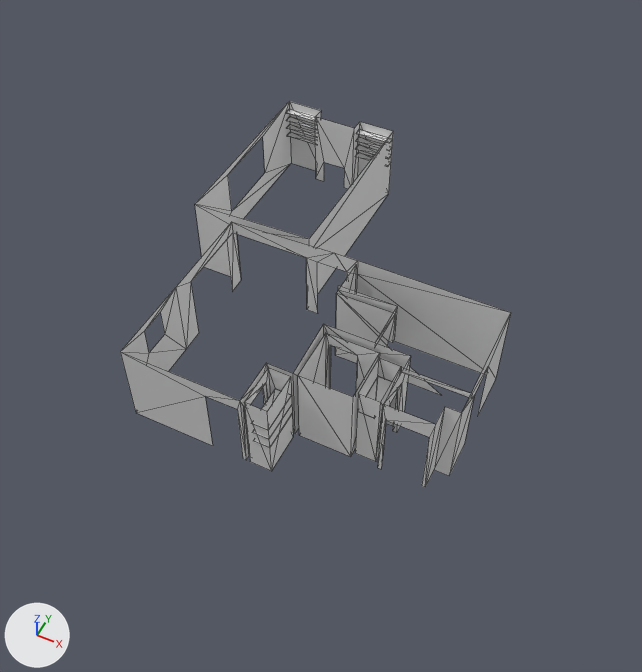
An edit to the OBJ model assets/models/walls.obj, drawn before and after from the same camera.
Before and after are seen from a camera (50 mm lens) standing at (0.0684, -0.1487, 0.1937) and looking at (-0.0009, -0.0103, 0.0207). The axes (+X, +Y, +Z) are drawn at lower left. The lights are the same throughout. Mesh edges are drawn as thin lines. Where no turn or scale is listed for an object, it has been applied to the vertices.

Names of what the first picture shows: 'SM_Walls_01', 'SM_Walls_02', 'SM_Walls_04', 'SM_Walls_05'.
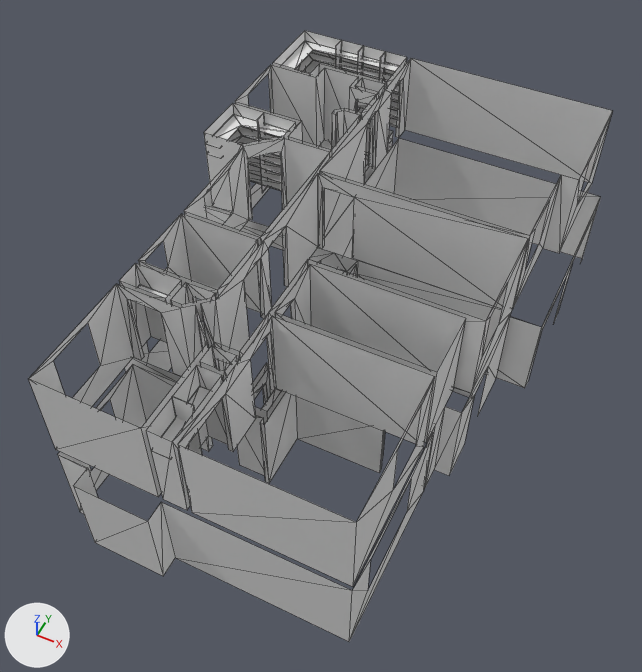
The newer file is also rescaled (x100.0) as a whole; pictures and numbers use the older file's frame.

Changed parts and their boxes (x1, y1, x2, y2) in the pictures (642 x 672 px):
'SM_Walls_09', added: after (146, 316, 435, 587)
'SM_Walls_03', added: after (58, 364, 433, 642)
'SM_Walls_13', added: after (320, 58, 613, 309)
'SM_Walls_10', added: after (28, 263, 212, 497)
'SM_Walls_06', added: after (308, 173, 528, 393)
'SM_Walls_garage', added: after (317, 138, 601, 388)
'SM_Walls_08', added: after (275, 264, 466, 443)
'SM_Walls_12', added: after (184, 103, 330, 286)
'SM_Walls_07', added: after (200, 173, 318, 382)
'SM_Walls_14', added: after (235, 65, 385, 166)
'SM_Walls_11', added: after (138, 214, 265, 321)
'SM_Walls_15', added: after (273, 31, 407, 127)
'SM_Walls_01', unchanged, covered by the edit: before (324, 261, 511, 487); after (357, 261, 511, 487)
'SM_Walls_04', unchanged, covered by the edit: before (120, 222, 358, 471); after (124, 226, 358, 424)
'SM_Walls_05', unchanged, covered by the edit: before (195, 101, 393, 295); after (204, 130, 393, 237)
'SM_Walls_02', unchanged, covered by the edit: before (298, 333, 380, 457)

What changed in the scene script:
```text
Add me_sm_walls_garage:
    me_sm_walls_garage.from_pydata(...)  # 24 vertices, 26 faces; spans x -0.0147..0.0501, y 0.0121..0.0724, z 0.0..0.025
Add me_sm_walls_15:
    me_sm_walls_15.from_pydata(...)  # 128 vertices, 112 faces; spans x -0.0479..-0.0141, y 0.0522..0.0725, z 0.0287..0.0537
Add me_sm_walls_14:
    me_sm_walls_14.from_pydata(...)  # 84 vertices, 84 faces; spans x -0.0478..-0.0141, y 0.0225..0.0567, z 0.0287..0.0537
Add me_sm_walls_13:
    me_sm_walls_13.from_pydata(...)  # 45 vertices, 55 faces; spans x -0.0142..0.0466, y 0.0121..0.0724, z 0.0287..0.0537
Add me_sm_walls_12:
    me_sm_walls_12.from_pydata(...)  # 112 vertices, 114 faces; spans x -0.0478..-0.013, y -0.0153..0.0292, z 0.0287..0.0537
Add me_sm_walls_11:
    me_sm_walls_11.from_pydata(...)  # 68 vertices, 72 faces; spans x -0.0353..-0.013, y -0.042..-0.0165, z 0.0287..0.0537
Add me_sm_walls_10:
    me_sm_walls_10.from_pydata(...)  # 48 vertices, 56 faces; spans x -0.0354..-0.0081, y -0.0736..-0.0358, z 0.0287..0.0537
Add me_sm_walls_09:
    me_sm_walls_09.from_pydata(...)  # 53 vertices, 59 faces; spans x -0.0069..0.0378, y -0.0736..-0.0362, z 0.0286..0.0538
Add me_sm_walls_08:
    me_sm_walls_08.from_pydata(...)  # 16 vertices, 18 faces; spans x -0.0009..0.0378, y -0.035..-0.0183, z 0.0287..0.0537
Add me_sm_walls_07:
    me_sm_walls_07.from_pydata(...)  # 74 vertices, 72 faces; spans x -0.0153..-0.0008, y -0.0541..0.0121, z 0.0287..0.0537
Add me_sm_walls_06:
    me_sm_walls_06.from_pydata(...)  # 16 vertices, 16 faces; spans x -0.013..0.042, y -0.0171..0.0121, z 0.0287..0.0537
Add me_sm_walls_03:
    me_sm_walls_03.from_pydata(...)  # 48 vertices, 56 faces; spans x -0.0353..0.0378, y -0.0788..-0.0292, z 0.002..0.027
Add ob_sm_walls_garage:
    ob_sm_walls_garage = bpy.data.objects.new('SM_Walls_garage', me_sm_walls_garage)
    ob_sm_walls_garage.location = (0.0, 0.0, 0.0)
Add ob_sm_walls_15:
    ob_sm_walls_15 = bpy.data.objects.new('SM_Walls_15', me_sm_walls_15)
    ob_sm_walls_15.location = (0.0, 0.0, 0.0)
Add ob_sm_walls_14:
    ob_sm_walls_14 = bpy.data.objects.new('SM_Walls_14', me_sm_walls_14)
    ob_sm_walls_14.location = (0.0, 0.0, 0.0)
Add ob_sm_walls_13:
    ob_sm_walls_13 = bpy.data.objects.new('SM_Walls_13', me_sm_walls_13)
    ob_sm_walls_13.location = (0.0, 0.0, 0.0)
Add ob_sm_walls_12:
    ob_sm_walls_12 = bpy.data.objects.new('SM_Walls_12', me_sm_walls_12)
    ob_sm_walls_12.location = (0.0, 0.0, 0.0)
Add ob_sm_walls_11:
    ob_sm_walls_11 = bpy.data.objects.new('SM_Walls_11', me_sm_walls_11)
    ob_sm_walls_11.location = (0.0, 0.0, 0.0)
Add ob_sm_walls_10:
    ob_sm_walls_10 = bpy.data.objects.new('SM_Walls_10', me_sm_walls_10)
    ob_sm_walls_10.location = (0.0, 0.0, 0.0)
Add ob_sm_walls_09:
    ob_sm_walls_09 = bpy.data.objects.new('SM_Walls_09', me_sm_walls_09)
    ob_sm_walls_09.location = (0.0, 0.0, 0.0)
Add ob_sm_walls_08:
    ob_sm_walls_08 = bpy.data.objects.new('SM_Walls_08', me_sm_walls_08)
    ob_sm_walls_08.location = (0.0, 0.0, 0.0)
Add ob_sm_walls_07:
    ob_sm_walls_07 = bpy.data.objects.new('SM_Walls_07', me_sm_walls_07)
    ob_sm_walls_07.location = (0.0, 0.0, 0.0)
Add ob_sm_walls_06:
    ob_sm_walls_06 = bpy.data.objects.new('SM_Walls_06', me_sm_walls_06)
    ob_sm_walls_06.location = (0.0, 0.0, 0.0)
Add ob_sm_walls_03:
    ob_sm_walls_03 = bpy.data.objects.new('SM_Walls_03', me_sm_walls_03)
    ob_sm_walls_03.location = (0.0, 0.0, 0.0)
```
